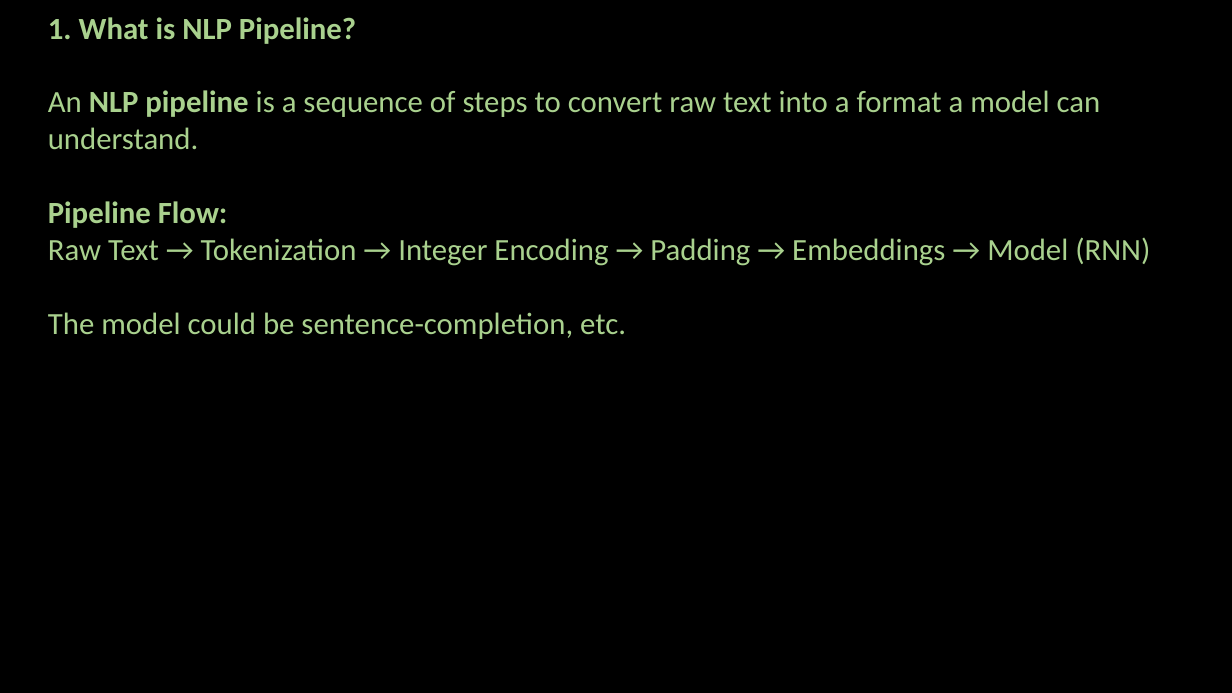
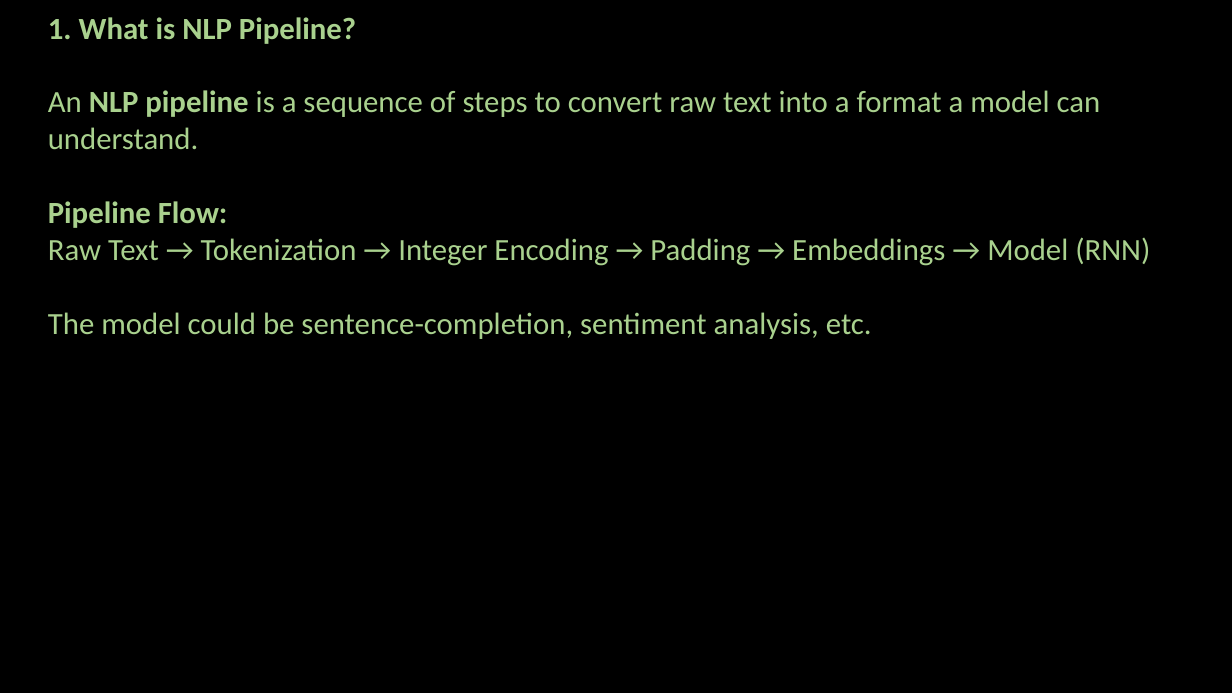
Before and after one commit to ash322ash422/youtube, a slide deck: slide 1 of deep_learning/3_RNN_NLP/2_NLP_1_pipeline/1_NLP_pipeline.pptx. Drawn at 1232x693 pixels with LibreOffice and Linux fonts; fonts in the diff are those of the drawing; background and template pictures are left out. Boxes give left, top, right and bottom in pixels: in the first picture for what was removed or moved away, otherwise in the second. Text is boxed around its words. In the diff, an @@ line names an element or a change of style, - is before the commit and + after.

```diff
--- a/deep_learning/3_RNN_NLP/2_NLP_1_pipeline/1_NLP_pipeline.pptx
+++ b/deep_learning/3_RNN_NLP/2_NLP_1_pipeline/1_NLP_pipeline.pptx
@@ text at <box>48,312,872,339</box>: text changed @@
-The model could be sentence-completion, etc.
+The model could be sentence-completion, sentiment analysis, etc.
```
Also in this commit, not shown: 2 other slides changed, 2 slides added, 1 slide removed, 59 other files.
